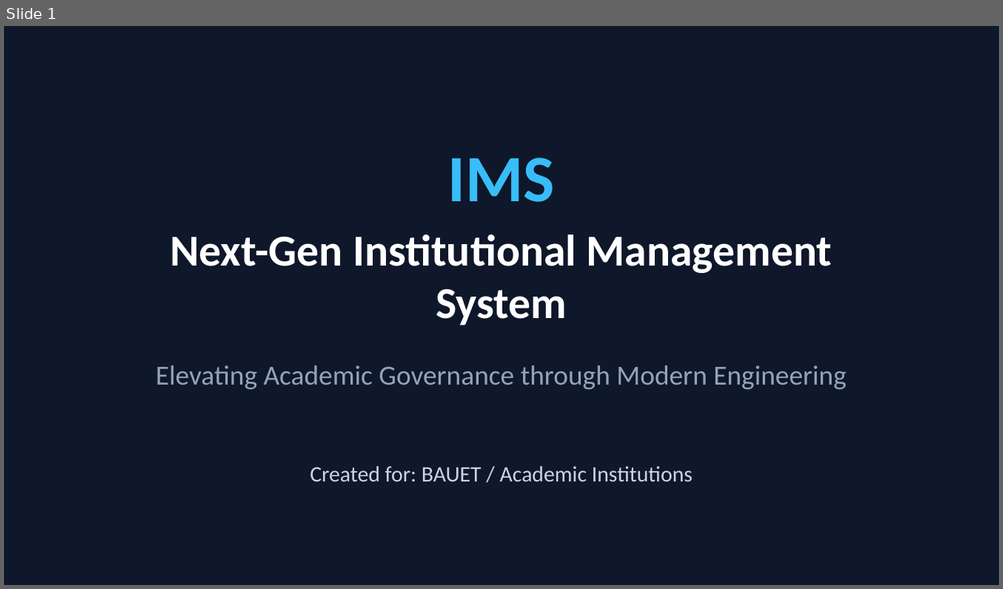
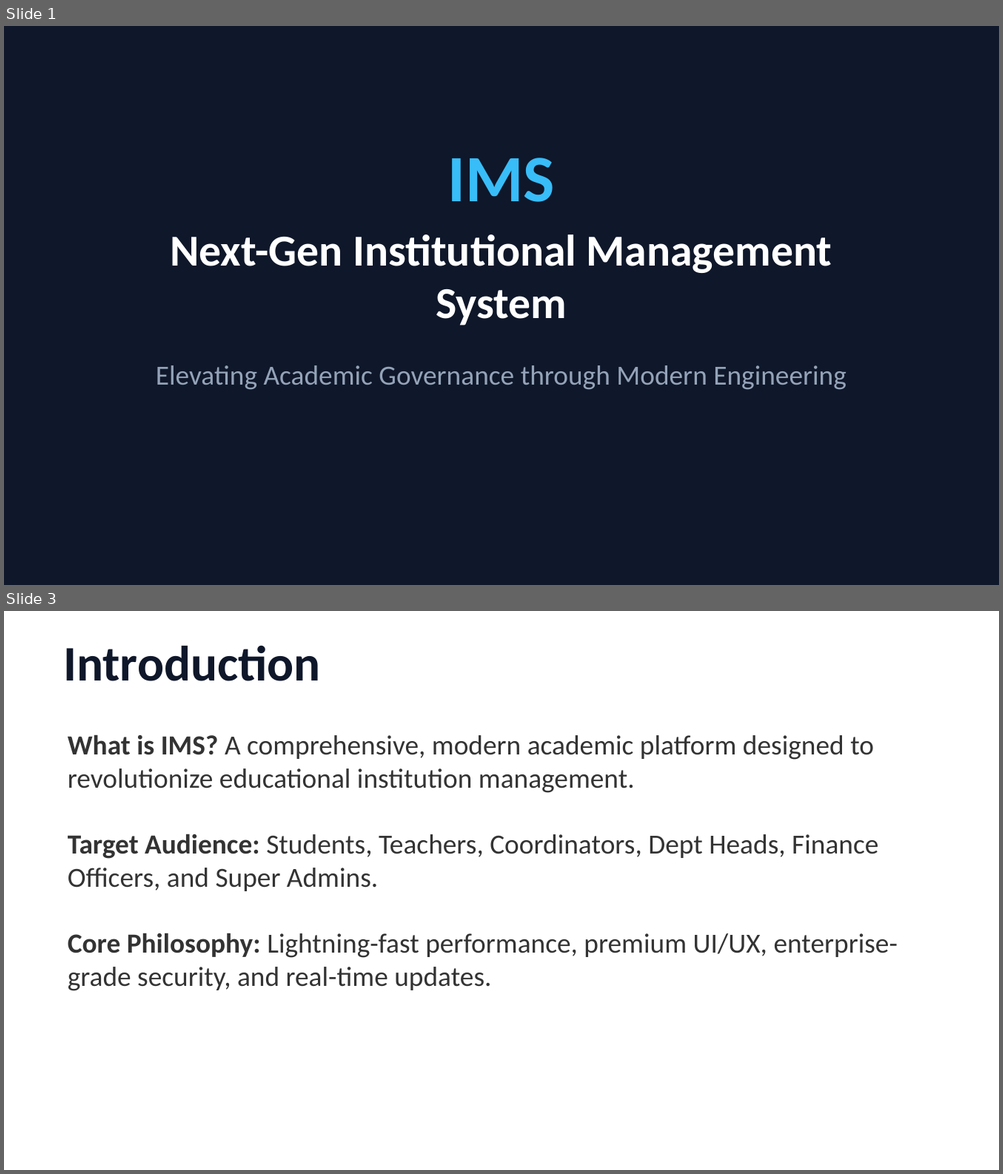
Before and after one commit to NoorAbdullah02/IMS, a slide deck: IMS_Project_Presentation.pptx. Shown one above the other, each under a label of ours: slide 1 before the commit, slides 1 and 3 after it; the slides between them are not shown. The pictures are 1003x589 and 1003x1174 pixels, drawn with LibreOffice and Linux fonts; fonts in the diff are those of the drawing. Boxes give left, top, right and bottom in pixels: in the first picture for what was removed or moved away, otherwise in the second. Text is boxed around its words. In the diff, an @@ line names an element or a change of style, - is before the commit and + after.

```diff
--- a/IMS_Project_Presentation.pptx
+++ b/IMS_Project_Presentation.pptx
@@ slide 3 added at (4,611,999,1170), background #FFFFFF @@
@@ text added at (63,645,320,681), 36 pt, text #0F172A, bold @@
+Introduction
@@ text added at (68,735,874,793), 20 pt, text #333333 @@
+• What is IMS? A comprehensive, modern academic platform designed to revolutionize educational institution management.
@@ text added at (68,834,878,891), 20 pt, text #333333 @@
+• Target Audience: Students, Teachers, Coordinators, Dept Heads, Finance Officers, and Super Admins.
@@ text added at (68,933,898,991), 20 pt, text #333333 @@
+• Core Philosophy: Lightning-fast performance, premium UI/UX, enterprise-grade security, and real-time updates.
@@ slide 1 changed as well @@
@@ text removed at (310,466,692,482) @@
-Created for: BAUET / Academic Institutions
```
Also in this commit, not shown: 1 other slide changed, 9 other slides added, 7 slides removed, 1 other file.
